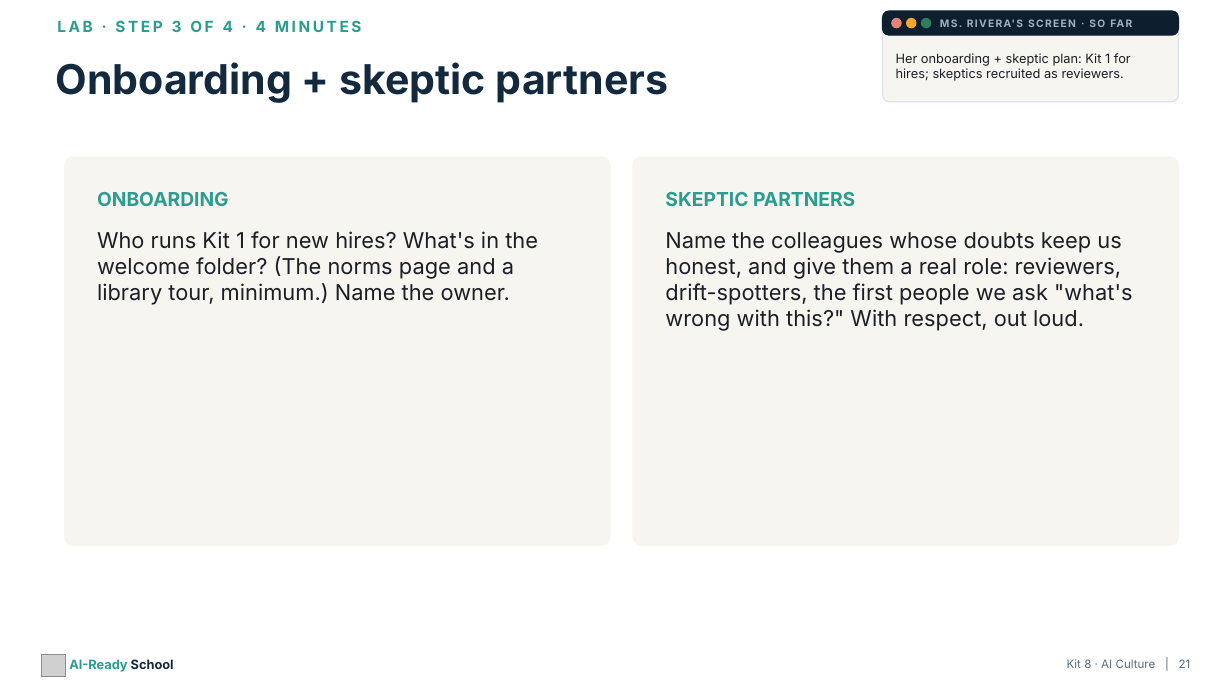
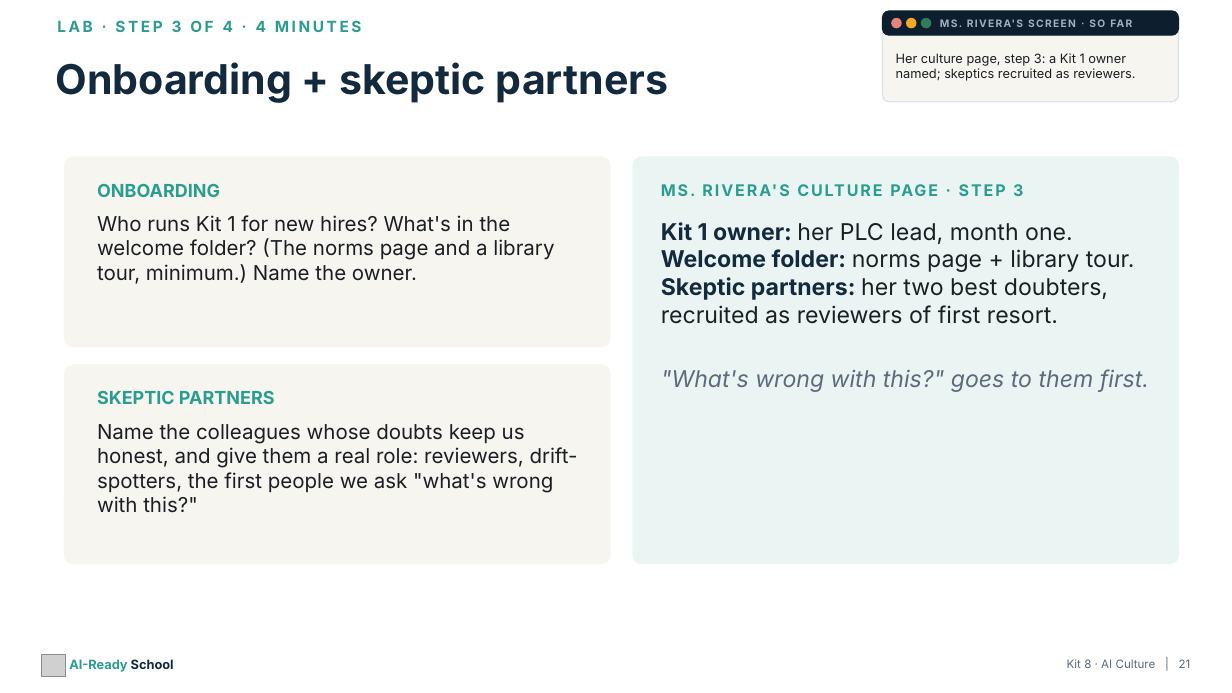
Before and after one commit to aspinozzi1/Ai-School-Ready, a slide deck: slide 21 of kits/kit08/Kit08_PresentationDeck.pptx. Drawn at 1232x693 pixels with LibreOffice and Linux fonts; fonts in the diff are those of the drawing; grey boxes stand for pictures. Boxes give left, top, right and bottom in pixels: in the first picture for what was removed or moved away, otherwise in the second. Text is boxed around its words. In the diff, an @@ line names an element or a change of style, - is before the commit and + after.

```diff
--- a/kits/kit08/Kit08_PresentationDeck.pptx
+++ b/kits/kit08/Kit08_PresentationDeck.pptx
@@ text at [896, 53, 1135, 81]: text changed @@
-Her onboarding + skeptic plan: Kit 1 for hires; skeptics recruited as reviewers.
+Her culture page, step 3: a Kit 1 owner named; skeptics recruited as reviewers.
@@ rounded rectangle: place and size @@
-rounded rectangle at [65, 157, 610, 545]
+rounded rectangle at [65, 157, 610, 347]
@@ rounded rectangle at [65, 157, 610, 347]: proportions changed @@
@@ text "ONBOARDING" at [97, 183, 220, 197]: size 15 to 14 pt @@
@@ rounded rectangle added at [633, 157, 1178, 564], fill #EAF5F3, outline #EAF5F3 1 pt @@
@@ text added at [678, 184, 1023, 196], 12.5 pt, text #2A9D8F, bold @@
+MS. RIVERA'S CULTURE PAGE · STEP 3
@@ text "Who runs Kit 1 for ...": place and size @@
-text "Who runs Kit 1 for ..." at [97, 231, 538, 305]
+text "Who runs Kit 1 for ..." at [97, 215, 554, 284]
@@ text "Who runs Kit 1 for ..." at [97, 215, 554, 284]: size 17 to 16 pt @@
@@ text added at [661, 222, 1149, 392], 18 pt, text #1B1F24 @@
+Kit 1 owner: her PLC lead, month one.
+Welcome folder: norms page + library tour.
+Skeptic partners: her two best doubters, recruited as reviewers of first resort.
+"What's wrong with this?" goes to them first.
@@ rounded rectangle at [65, 365, 610, 564]: proportions changed @@
@@ rounded rectangle: place and size @@
-rounded rectangle at [633, 157, 1178, 545]
+rounded rectangle at [65, 365, 610, 564]
@@ text "SKEPTIC PARTNERS" at [97, 390, 275, 404]: size 15 to 14 pt @@
@@ text "SKEPTIC PARTNERS": place and size @@
-text "SKEPTIC PARTNERS" at [665, 192, 855, 206]
+text "SKEPTIC PARTNERS" at [97, 390, 275, 404]
@@ text at [97, 424, 578, 513]: text changed; size 17 to 16 pt @@
-Name the colleagues whose doubts keep us honest, and give them a real role: reviewers, drift-spotters, the first people we ask "what's wrong with this?" With respect, out loud.
+Name the colleagues whose doubts keep us honest, and give them a real role: reviewers, drift-spotters, the first people we ask "what's wrong with this?"
```
Also in this commit, not shown: 6 other slides changed, 11 other files.
